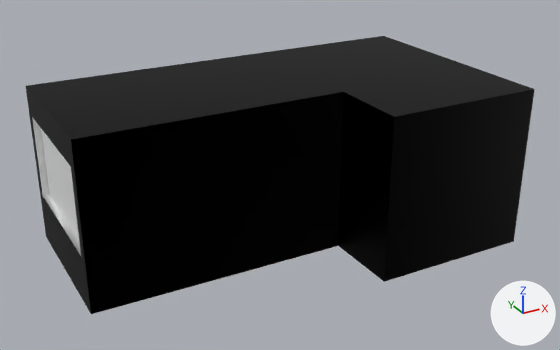
An edit to the FBX model Logi-XH15/Assets/Imports/Base layout.fbx, drawn before and after from the same camera.
Camera for both pictures: a 50 mm camera at (-9.55, -16.33, 7.44) aimed at (-1.15, -1.07, -0.19). The lights are fixed; the arrows at lower right show +X, +Y and +Z. Where no turn or scale is listed for an object, it has been applied to the vertices.

Names of what the first picture shows: 'Room'.
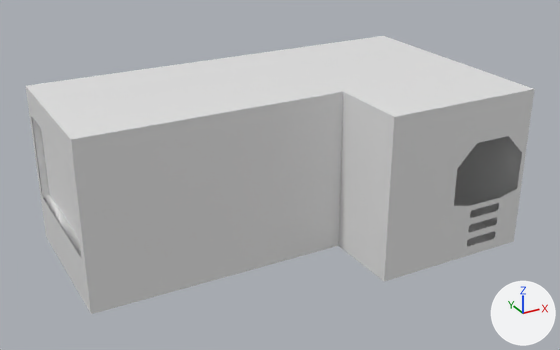
Changed parts and their boxes [x1, y1, x2, y2] in the pictures (560 x 350 px):
'Room', surface changed, recoloured, reshaped (black to white): [26, 36, 535, 314] in both
part 1 of me_cube, built on: [384, 89, 535, 282] in both
part 2 of me_cube, recoloured (black to white): [39, 36, 533, 137] in both

Diff of the bpy script that builds the scene:
```diff
--- a/Logi-XH15/Assets/Imports/Base layout.fbx.py
+++ b/Logi-XH15/Assets/Imports/Base layout.fbx.py
@@ mat_walls @@
 mat_walls = principled_material('Walls')
-mat_walls.base_color = (0.0, 0.0, 0.0)  # black #000000
-mat_walls.metallic = 1.0
+mat_walls.base_color = (0.8, 0.8, 0.8)  # white #e7e7e7
+mat_walls.roughness = 0.4
@@ me_cube @@
 # used by ob_room; location = (0.0, 0.0, -2.0)
-me_cube.from_pydata(...)  # 56 vertices, 51 faces; spans x -6.31..4.01, y -3.96..2.01, z -0.01..4.01
+me_cube.from_pydata(...)  # 128 vertices, 91 faces; spans x -6.31..4.01, y -3.96..2.01, z -0.01..4.01
+# me_cube part 1
+# 2 faces are deleted
+# 72 vertices are added at x 1.88..3.88, y -3.96..-3.95, z 0.25..2.96
+# 42 new faces join them, mat_walls (white #e7e7e7)
+# me_cube part 2: 6 faces spanning x -6.0..4.01, y -3.96..2.01, z 4.0..4.01 switch from mat_walls (black #000000) to mat_floor (white #e7e7e7)
 me_cube.materials.append(mat_window)
```
